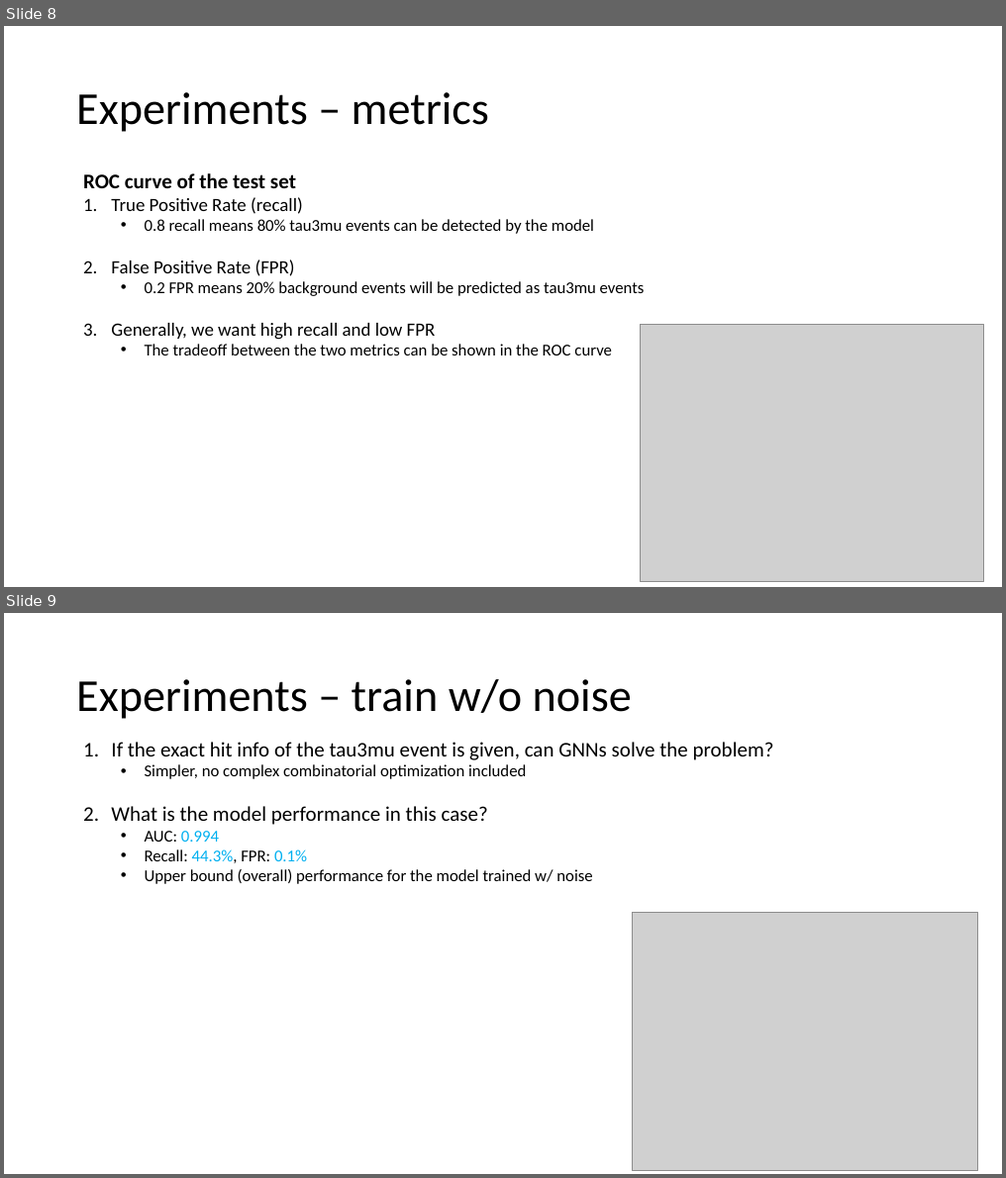
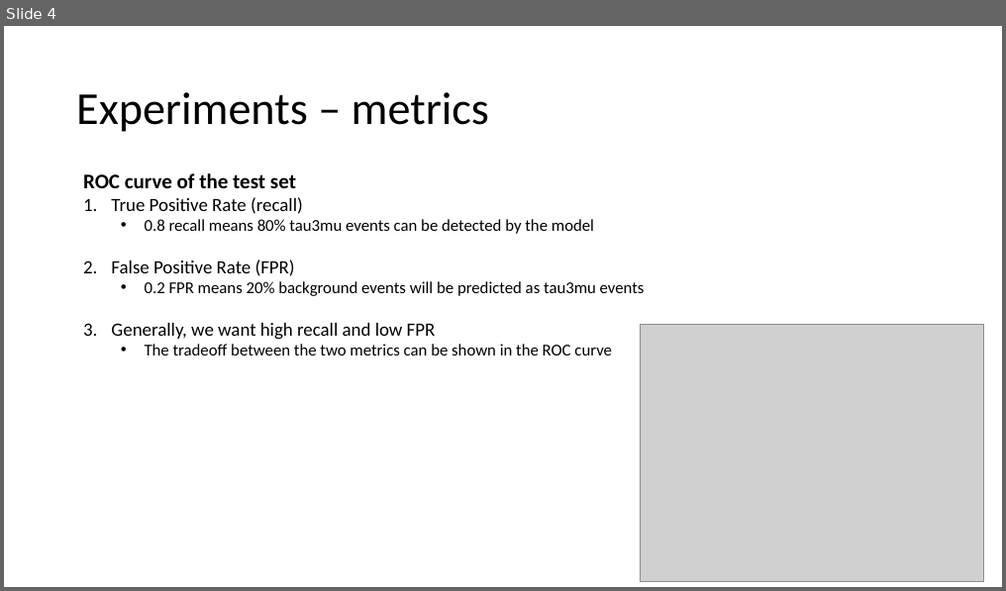
Before and after one commit to ekoenig4/Tau3MuGNNs, a slide deck: Tau3MuGNNs.pptx. Shown one above the other, each under a label of ours: slides 8 and 9 before the commit, slide 4 after it. The pictures are 1006x1178 and 1006x591 pixels, drawn with LibreOffice and Linux fonts; fonts in the diff are those of the drawing; grey boxes stand for pictures. Boxes give left, top, right and bottom in pixels: in the first picture for what was removed or moved away, otherwise in the second. Text is boxed around its words. In the diff, an @@ line names an element or a change of style, - is before the commit and + after.

```diff
--- a/Tau3MuGNNs.pptx
+++ b/Tau3MuGNNs.pptx
@@ slide 9 removed at bbox=[4, 613, 1002, 1174], background #FFFFFF @@
@@ title removed at bbox=[76, 679, 632, 719] @@
-Experiments – train w/o noise
@@ text removed at bbox=[111, 742, 774, 884] @@
-1. If the exact hit info of the tau3mu event is given, can GNNs solve the problem?
-  • Simpler, no complex combinatorial optimization included
-2. What is the model performance in this case?
-  • AUC: 0.994
-  • Recall: 44.3%, FPR: 0.1%
-  • Upper bound (overall) performance for the model trained w/ noise
@@ picture removed at bbox=[633, 912, 978, 1170] @@
@@ what was slide 8 is now slide 4 @@
```
Also in this commit, not shown: 3 slides changed, 15 slides added, 10 other slides removed, 9 other files.
